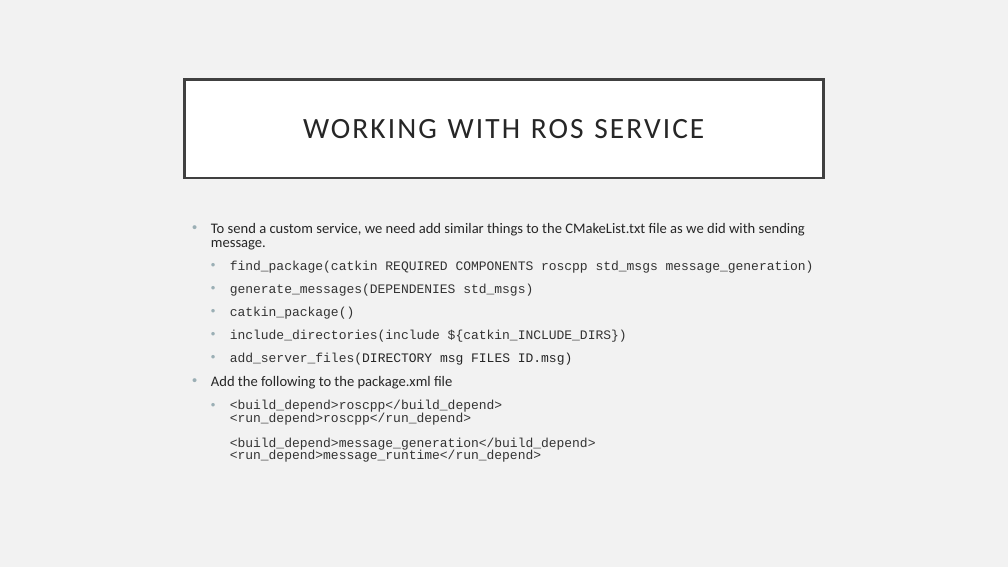
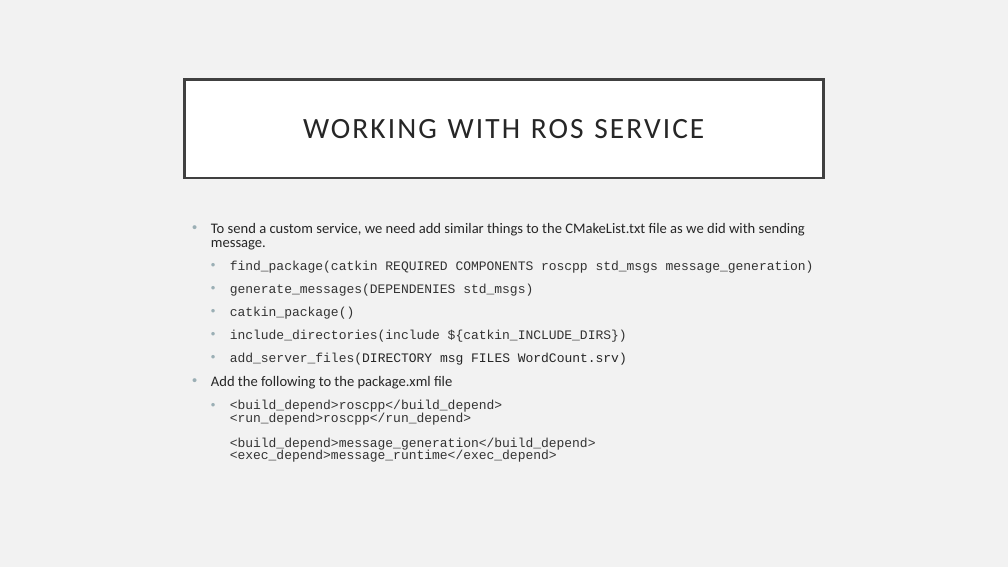
Before and after one commit to fpt-corp/DiRa, a slide deck: slide 8 of Reference/ROS/Working with ROS service.pptx. Drawn at 1008x567 pixels with LibreOffice and Linux fonts; fonts in the diff are those of the drawing. Boxes give left, top, right and bottom in pixels: in the first picture for what was removed or moved away, otherwise in the second. Text is boxed around its words. In the diff, an @@ line names an element or a change of style, - is before the commit and + after.

Commit message:
finish server file + update topic and introduction

```diff
--- a/Reference/ROS/Working with ROS service.pptx
+++ b/Reference/ROS/Working with ROS service.pptx
@@ text at [230, 353, 627, 365]: text changed @@
-  • add_server_files(DIRECTORY msg FILES ID.msg)
+  • add_server_files(DIRECTORY msg FILES WordCount.srv)
@@ text at [230, 400, 596, 462]: text changed @@
-  • <build_depend>roscpp</build_depend>
-    <run_depend>roscpp</run_depend>
-    <build_depend>message_generation</build_depend>
-    <run_depend>message_runtime</run_depend>
+  • <build_depend>roscpp</build_depend>
+    <run_depend>roscpp</run_depend>
+    <build_depend>message_generation</build_depend>
+    <exec_depend>message_runtime</exec_depend>
```
Also in this commit, not shown: 3 other slides changed, 1 slide added, 2 other files.
